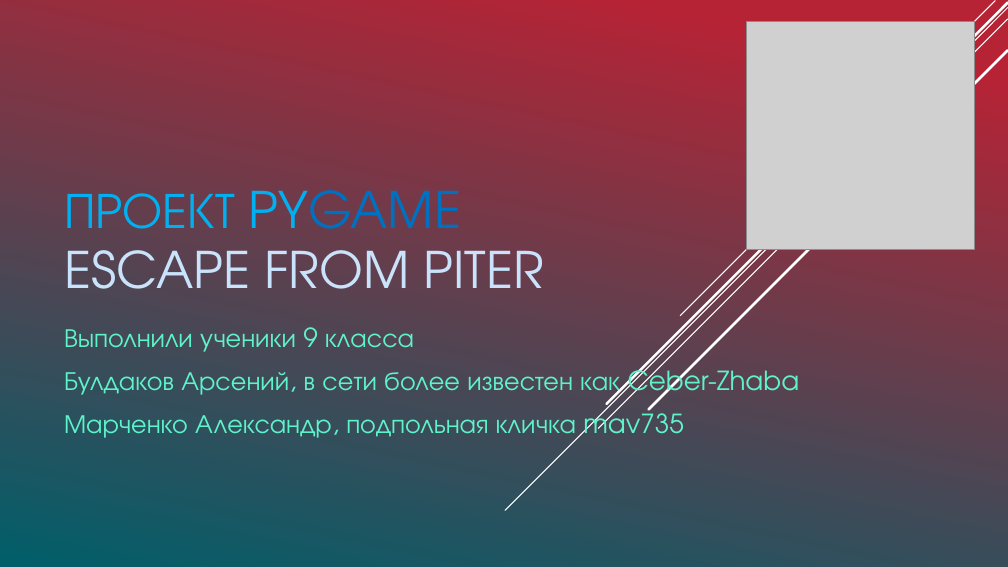
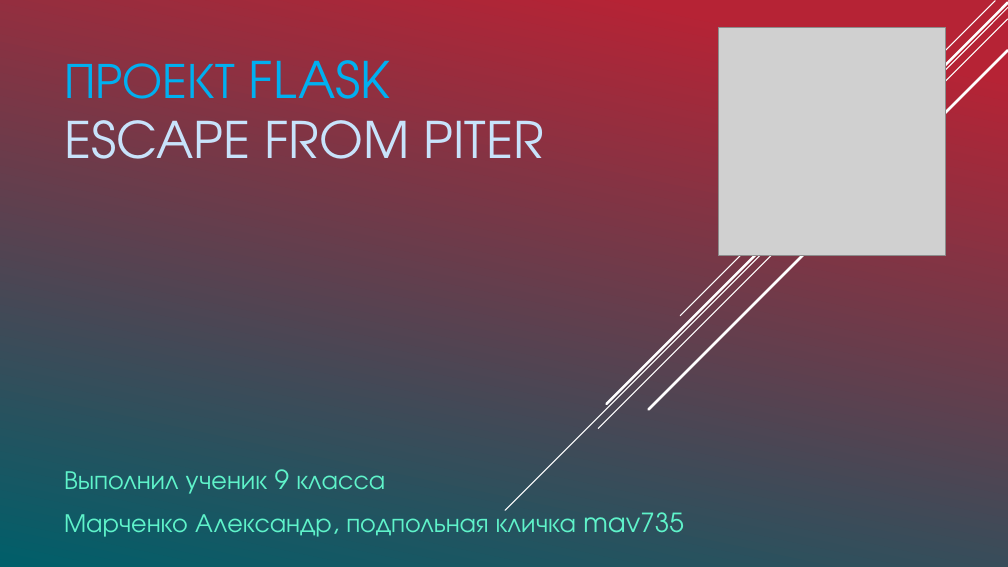
Before and after one commit to mav735/FlaskProject, a slide deck: slide 1 of Проект.pptx. Drawn at 1008x567 pixels with LibreOffice and Linux fonts; fonts in the diff are those of the drawing; grey boxes stand for pictures. Boxes give left, top, right and bottom in pixels: in the first picture for what was removed or moved away, otherwise in the second. Text is boxed around its words. In the diff, an @@ line names an element or a change of style, - is before the commit and + after.

```diff
--- a/Проект.pptx
+++ b/Проект.pptx
@@ picture: place and size @@
-picture at [746,22,974,250]
+picture at [718,28,946,256]
@@ title at [64,60,543,159]: text changed @@
-ПРОЕКТ PYGAME
-ESCAPE FROM PITER
+ПРОЕКТ FLASK
+ESCAPE FROM PITER
@@ subtitle "Выполнил ученик 9 класса": place and size @@
-subtitle "Выполнил ученик 9 класса" at [64,327,800,440]
+subtitle "Выполнил ученик 9 класса" at [64,469,684,537]
@@ subtitle at [64,469,385,494]: text changed @@
-Выполнили ученики 9 класса
-Булдаков Арсений, в сети более известен как Ceber-Zhaba
+Выполнил ученик 9 класса
```
Also in this commit, not shown: 1 other slide changed, 2 slides added, 7 slides removed.
